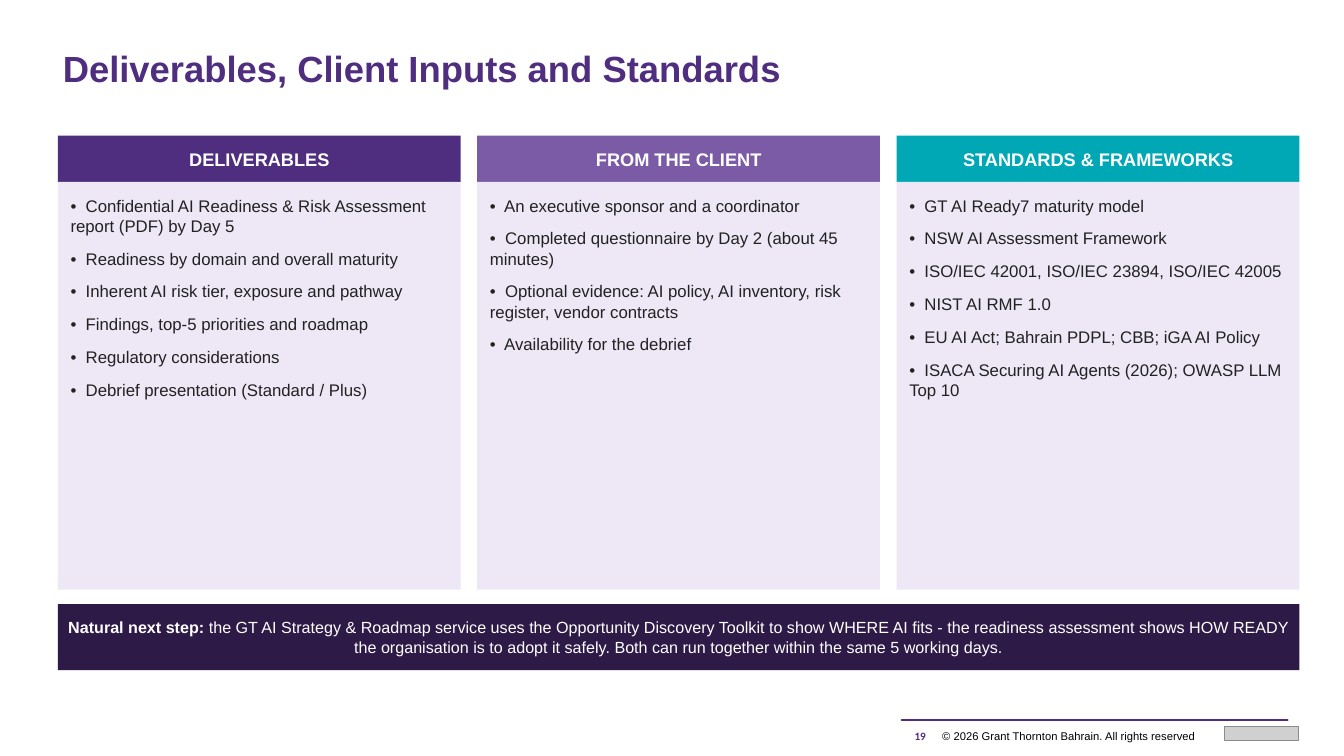
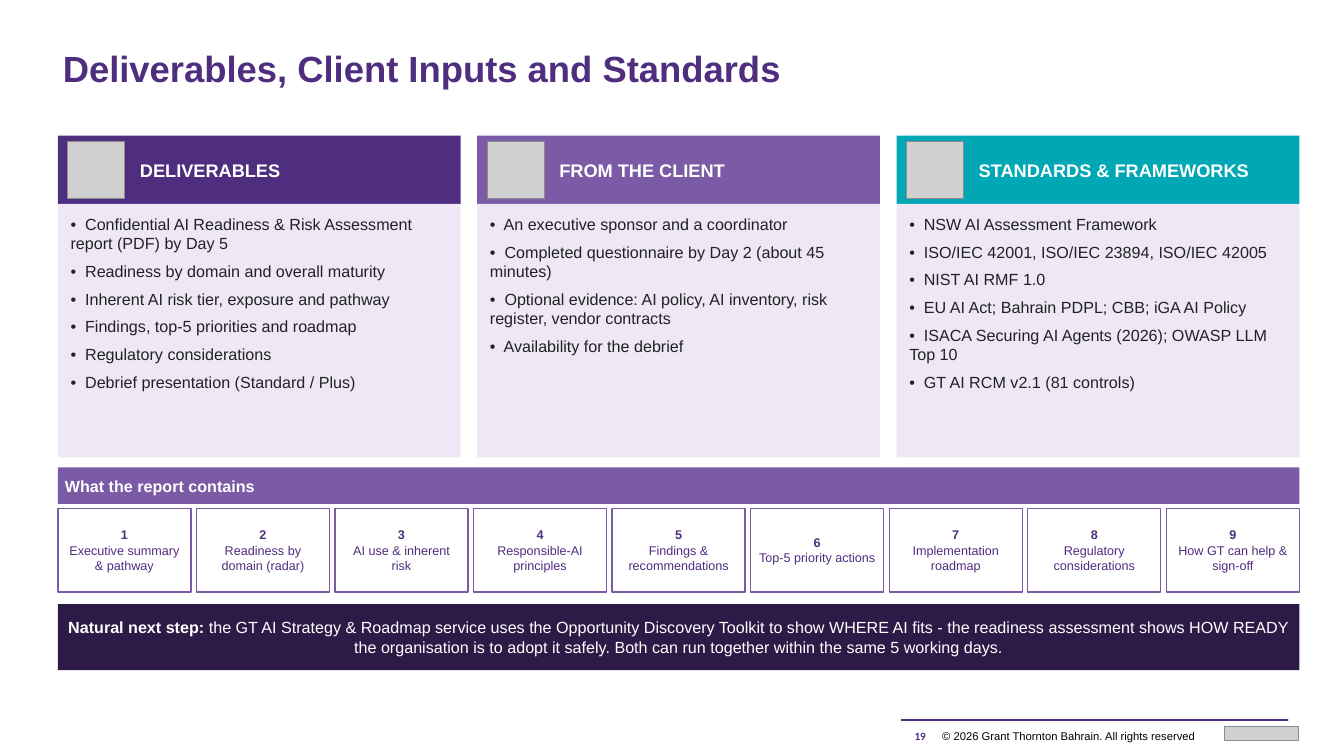
Before and after one commit to mahekdevangtrivedi-wq/GT-AI-Service-Line, a slide deck: slide 19 of 01_AI_Governance_Risk_Compliance/1.3_AI_Readiness_Assessment_Tool/GT_AI_Readiness_Assessment_Proposal.pptx. Drawn at 1344x756 pixels with LibreOffice and Linux fonts; fonts in the diff are those of the drawing; grey boxes stand for pictures. Boxes give left, top, right and bottom in pixels: in the first picture for what was removed or moved away, otherwise in the second. Text is boxed around its words. In the diff, an @@ line names an element or a change of style, - is before the commit and + after.

```diff
--- a/01_AI_Governance_Risk_Compliance/1.3_AI_Readiness_Assessment_Tool/GT_AI_Readiness_Assessment_Proposal.pptx
+++ b/01_AI_Governance_Risk_Compliance/1.3_AI_Readiness_Assessment_Tool/GT_AI_Readiness_Assessment_Proposal.pptx
@@ rectangle added at [57, 136, 461, 205], fill #4F2D7F @@
@@ picture added at [68, 141, 125, 199] @@
@@ text "DELIVERABLES": place and size @@
-text "DELIVERABLES" at [57, 136, 461, 182]
+text "DELIVERABLES" at [140, 164, 280, 177]
@@ text "DELIVERABLES" at [140, 164, 280, 177]: alignment centre to left; more space between paragraphs; fill #4F2D7F to none @@
@@ rectangle added at [477, 136, 880, 205], fill #7B5BA6 @@
@@ picture added at [487, 141, 544, 199] @@
@@ text "FROM THE CLIENT": place and size @@
-text "FROM THE CLIENT" at [477, 136, 880, 182]
+text "FROM THE CLIENT" at [559, 164, 725, 177]
@@ text "FROM THE CLIENT" at [559, 164, 725, 177]: alignment centre to left; more space between paragraphs; fill #7B5BA6 to none @@
@@ rectangle added at [896, 136, 1300, 205], fill #00A7B5 @@
@@ picture added at [906, 141, 964, 199] @@
@@ text "STANDARDS & FRAMEWORKS": place and size @@
-text "STANDARDS & FRAMEWORKS" at [896, 136, 1300, 182]
+text "STANDARDS & FRAMEWORKS" at [979, 164, 1249, 178]
@@ text "STANDARDS & FRAMEWORKS" at [979, 164, 1249, 178]: alignment centre to left; more space between paragraphs; fill #00A7B5 to none @@
@@ rectangle: place and size @@
-rectangle at [57, 181, 461, 590]
+rectangle at [57, 204, 461, 458]
@@ rectangle: place and size @@
-rectangle at [477, 181, 880, 590]
+rectangle at [477, 204, 880, 458]
@@ rectangle: place and size @@
-rectangle at [896, 181, 1300, 590]
+rectangle at [896, 204, 1300, 458]
@@ text at [924, 200, 1144, 216]: paragraph removed @@
-• GT AI Ready7 maturity model
@@ text "• Confidential AI Readiness & ...": place and size @@
-text "• Confidential AI Readiness & ..." at [71, 200, 426, 400]
+text "• Confidential AI Readiness & ..." at [71, 218, 412, 392]
@@ text "• Confidential AI Readiness & ..." at [71, 218, 412, 392]: size 12 to 11.5 pt; less space between paragraphs @@
@@ text "• An executive sponsor and ..." at [490, 218, 827, 356]: size 12 to 11.5 pt; less space between paragraphs @@
@@ text "• An executive sponsor and ...": place and size @@
-text "• An executive sponsor and ..." at [490, 200, 841, 354]
+text "• An executive sponsor and ..." at [490, 218, 827, 356]
@@ text "• NSW AI Assessment Framework": place and size @@
-text "• NSW AI Assessment Framework" at [909, 200, 1282, 400]
+text "• NSW AI Assessment Framework" at [909, 218, 1267, 392]
@@ text at [909, 218, 1267, 364]: size 12 to 11.5 pt in "• NSW AI Assessment Framework", "• ISO/IEC 42001, ISO/IEC 23894, ISO/IEC 42005", "• NIST AI RMF 1.0", "• EU AI Act; Bahrain PDPL; CBB; ..." and 1 more places; less space between paragraphs @@
@@ text at [924, 376, 1135, 392]: paragraph added @@
+• GT AI RCM v2.1 (81 controls)
@@ rectangle added at [57, 468, 1300, 504], fill #7B5BA6, 11.5 pt, text #FFFFFF, bold @@
+What the report contains
@@ rectangle added at [57, 508, 191, 592], fill #FFFFFF, outline #7B5BA6 1 pt, 9 pt, text #4F2D7F @@
+1
+Executive summary & pathway
@@ rectangle added at [197, 508, 330, 592], fill #FFFFFF, outline #7B5BA6 1 pt, 9 pt, text #4F2D7F @@
+2
+Readiness by domain (radar)
@@ rectangle added at [335, 508, 468, 592], fill #FFFFFF, outline #7B5BA6 1 pt, 9 pt, text #4F2D7F @@
+3
+AI use & inherent risk
@@ rectangle added at [474, 508, 607, 592], fill #FFFFFF, outline #7B5BA6 1 pt, 9 pt, text #4F2D7F @@
+4
+Responsible-AI principles
@@ rectangle added at [612, 508, 745, 592], fill #FFFFFF, outline #7B5BA6 1 pt, 9 pt, text #4F2D7F @@
+5
+Findings & recommendations
@@ rectangle added at [751, 508, 884, 592], fill #FFFFFF, outline #7B5BA6 1 pt, 9 pt, text #4F2D7F @@
+6
+Top-5 priority actions
@@ rectangle added at [889, 508, 1022, 592], fill #FFFFFF, outline #7B5BA6 1 pt, 9 pt, text #4F2D7F @@
+7
+Implementation roadmap
@@ rectangle added at [1028, 508, 1162, 592], fill #FFFFFF, outline #7B5BA6 1 pt, 9 pt, text #4F2D7F @@
+8
+Regulatory considerations
@@ rectangle added at [1167, 508, 1300, 592], fill #FFFFFF, outline #7B5BA6 1 pt, 9 pt, text #4F2D7F @@
+9
+How GT can help & sign-off
```
Also in this commit, not shown: 13 other slides changed, 33 other files.
